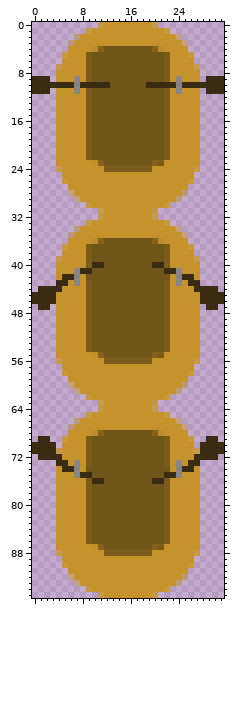
Two states of a sprite sheet, sprites/boat_sail.png. The picture above is the old version.
The file is 32x96 pixels. Pixels under 10% opacity are left out. Colours within 5 levels of each other are drawn and written as one.
After:
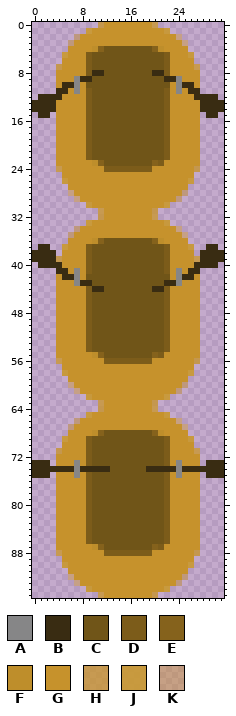
Palette (. is transparent): A #868687  B #392c12  C #705518  D #7c5c1a  E #85621c  F #be8e2b  G #c6922c  H #c8952cc3  J #c9982bdf  K #c8933074
Commit message: Add boat turning animations and change calculation of angles
Difference:
y 8: x 10..11 CC -> BB; x 20..21 CC -> BB
y 9: x 0..2 BBB -> ...; x 8..9 GD -> BB; x 22..23 DG -> BB; x 29..31 BBB -> ...
y 10: x 0..4 BBBBB -> ....G; x 8..12 BBBBB -> GCCCC; x 19..23 BBBBB -> CCCCG; x 27..31 BBBBB -> G....
y 11: x 0..2 BBB -> ...; x 4..5 GG -> BB; x 26..27 GG -> BB; x 29..31 BBB -> ...
y 12: x 1..4 ...G -> BBBB; x 27..30 G... -> BBBB
y 13..14: x 0..3 .... -> BBBB; x 28..31 .... -> BBBB
y 15: x 1..2 .. -> BB; x 29..30 .. -> BB
y 37: x 1..2 .. -> BB; x 29..30 .. -> BB
y 38..39: x 0..3 .... -> BBBB; x 28..31 .... -> BBBB
y 40: x 1..4 ...G -> BBBB; x 10..11 BB -> CC; x 20..21 BB -> CC; x 27..30 G... -> BBBB
y 41: x 4..5 GG -> BB; x 8..9 BB -> GD; x 22..23 BB -> DG; x 26..27 GG -> BB
y 43: x 4..5 BB -> GG; x 8..9 GD -> BB; x 22..23 DG -> BB; x 26..27 BB -> GG
y 44: x 1..4 BBBB -> ...G; x 10..11 CC -> BB; x 20..21 CC -> BB; x 27..30 BBBB -> G...
y 45..46: x 0..3 BBBB -> ....; x 28..31 BBBB -> ....
y 47: x 1..2 BB -> ..; x 29..30 BB -> ..
y 69: x 1..2 BB -> ..; x 29..30 BB -> ..
y 70..71: x 0..3 BBBB -> ....; x 28..31 BBBB -> ....
y 72: x 1..4 BBBB -> ...G; x 27..30 BBBB -> G...
y 73: x 0..2 ... -> BBB; x 4..5 BB -> GG; x 26..27 BB -> GG; x 29..31 ... -> BBB
y 74: x 0..4 ....G -> BBBBB; x 8..12 GCCCC -> BBBBB; x 19..23 CCCCG -> BBBBB; x 27..31 G.... -> BBBBB
y 75: x 0..2 ... -> BBB; x 8..9 BB -> GD; x 22..23 BB -> DG; x 29..31 ... -> BBB
y 76: x 10..11 BB -> CC; x 20..21 BB -> CC
Pixel boxes of the changes (left, top, right, bottom) in both pictures:
changed: (32, 70, 110, 118)
changed: (146, 70, 224, 118)
changed: (32, 244, 104, 310)
changed: (152, 244, 224, 310)
changed: (32, 436, 110, 484)
changed: (146, 436, 224, 484)
